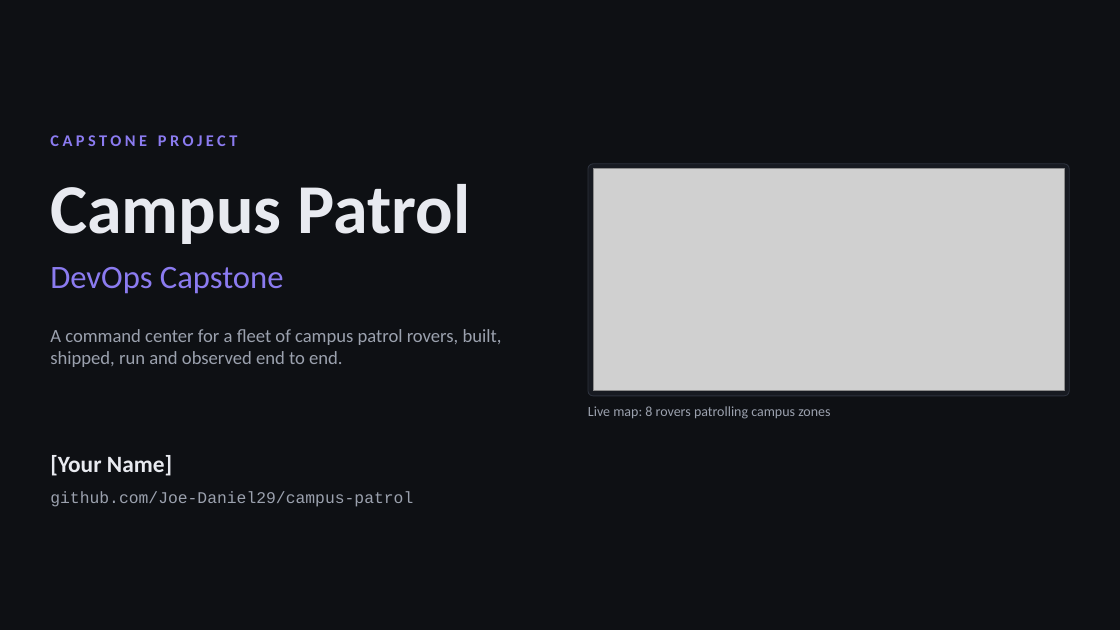
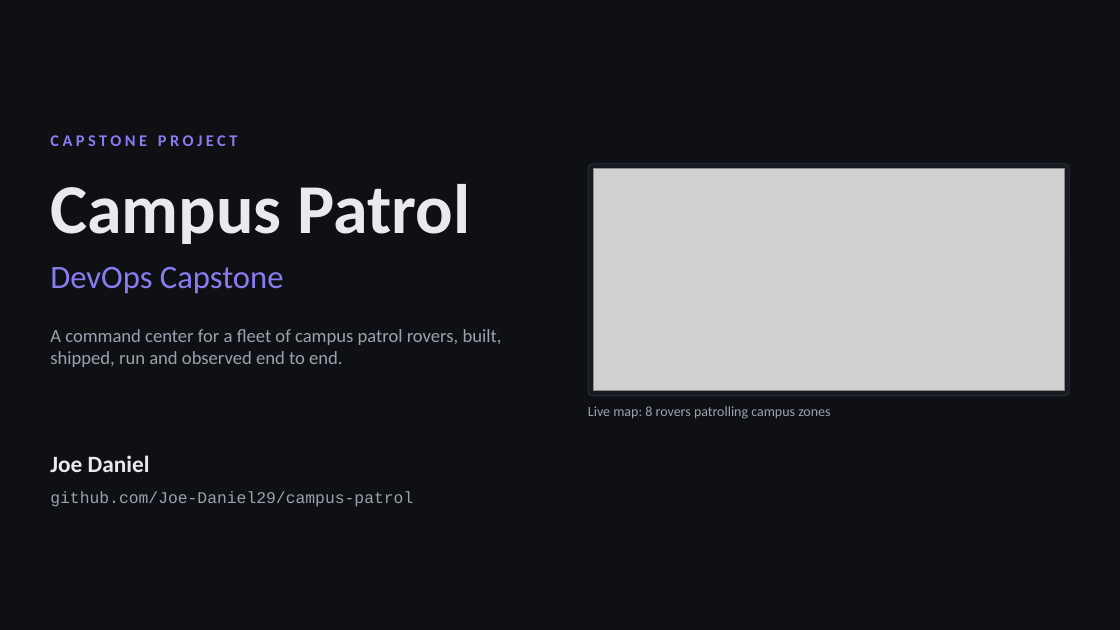
Before and after one commit to Joe-Daniel29/campus-patrol, a slide deck: slide 1 of docs/Campus-Patrol-Capstone.pptx. Drawn at 1120x630 pixels with LibreOffice and Linux fonts; fonts in the diff are those of the drawing; grey boxes stand for pictures. Boxes give left, top, right and bottom in pixels: in the first picture for what was removed or moved away, otherwise in the second. Text is boxed around its words. In the diff, an @@ line names an element or a change of style, - is before the commit and + after.

Commit message:
docs: add presenter name to the deck

```diff
--- a/docs/Campus-Patrol-Capstone.pptx
+++ b/docs/Campus-Patrol-Capstone.pptx
@@ text at <box>50,455,150,472</box>: text changed @@
-[Your Name]
+Joe Daniel
```
Also in this commit, not shown: 1 other slide changed.
